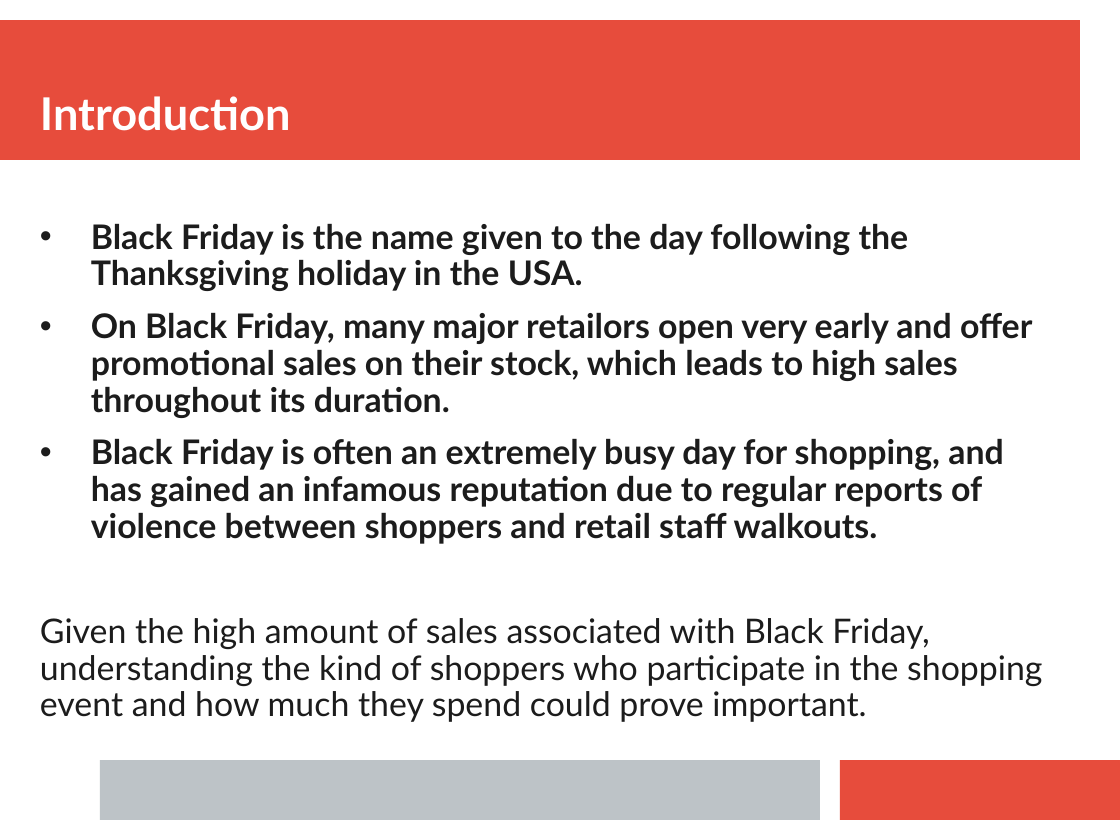
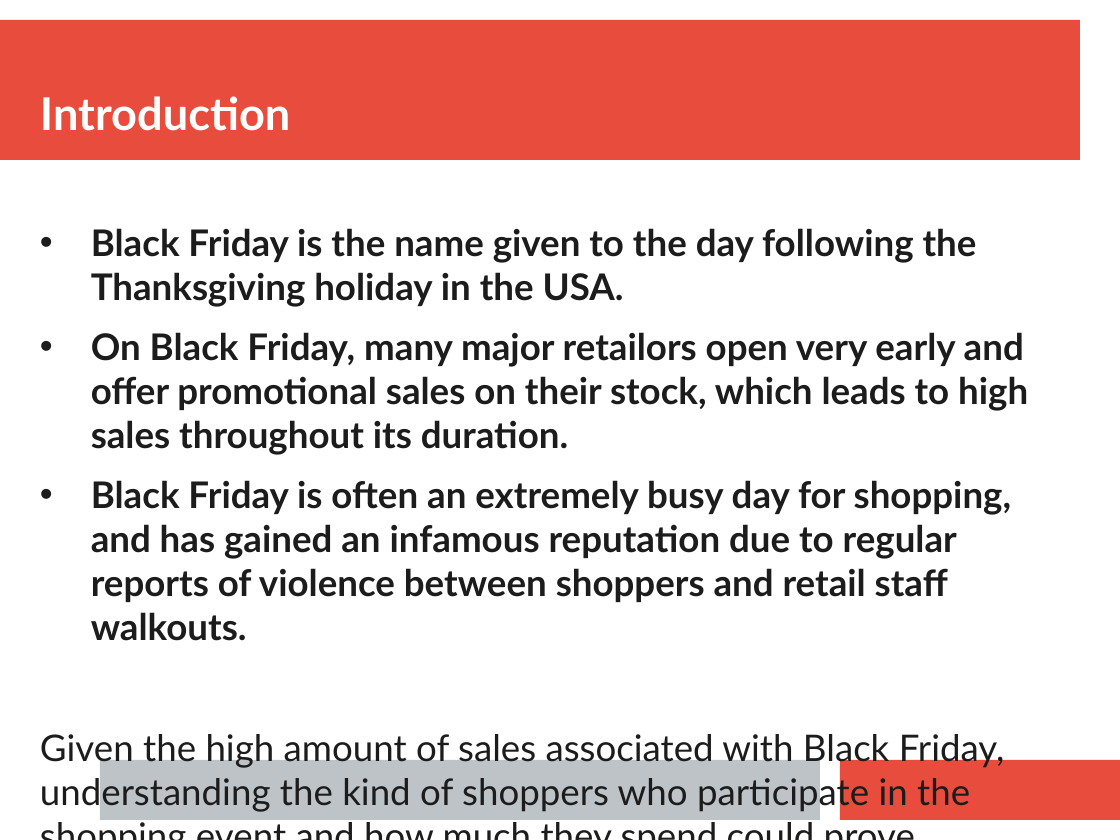
Before and after one commit to tim-kirkbride/BayesianAssignment, a slide deck: slide 2 of Presentation.pptx. Drawn at 1120x840 pixels with LibreOffice and Linux fonts; fonts in the diff are those of the drawing. Boxes give left, top, right and bottom in pixels: in the first picture for what was removed or moved away, otherwise in the second. Text is boxed around its words. In the diff, an @@ line names an element or a change of style, - is before the commit and + after.

```diff
--- a/Presentation.pptx
+++ b/Presentation.pptx
@@ text "Black Friday is the name ..." at (x1=40, y1=228, x2=1028, y2=812): size 24.1 to 26 pt; line spacing 0.9 to 1 @@
```
Also in this commit, not shown: 2 other slides changed, 2 slides added, 1 slide removed.
